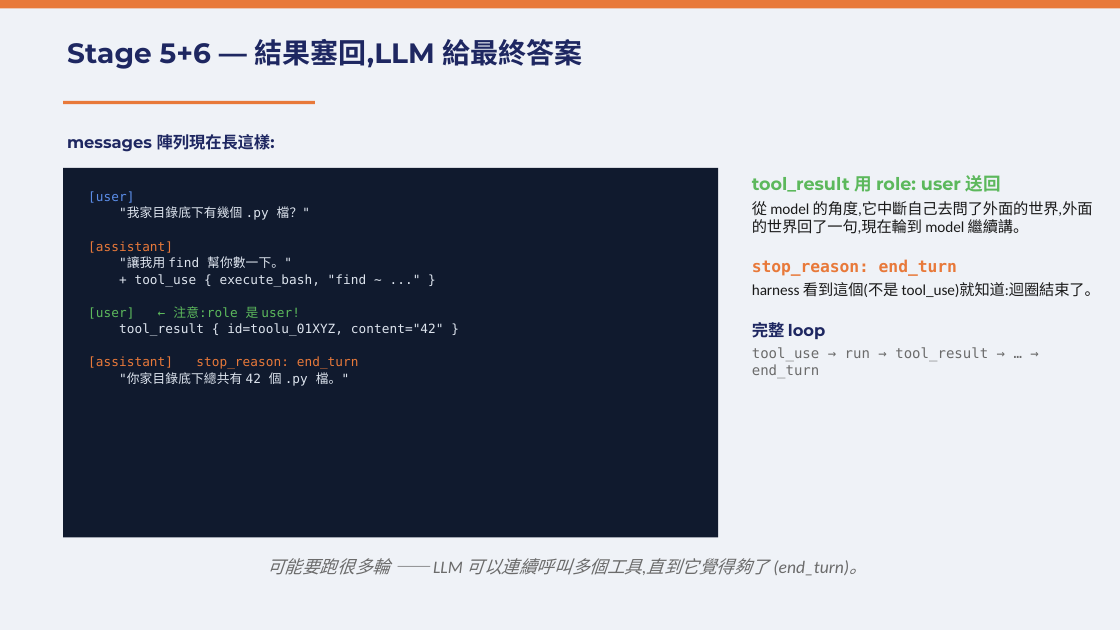
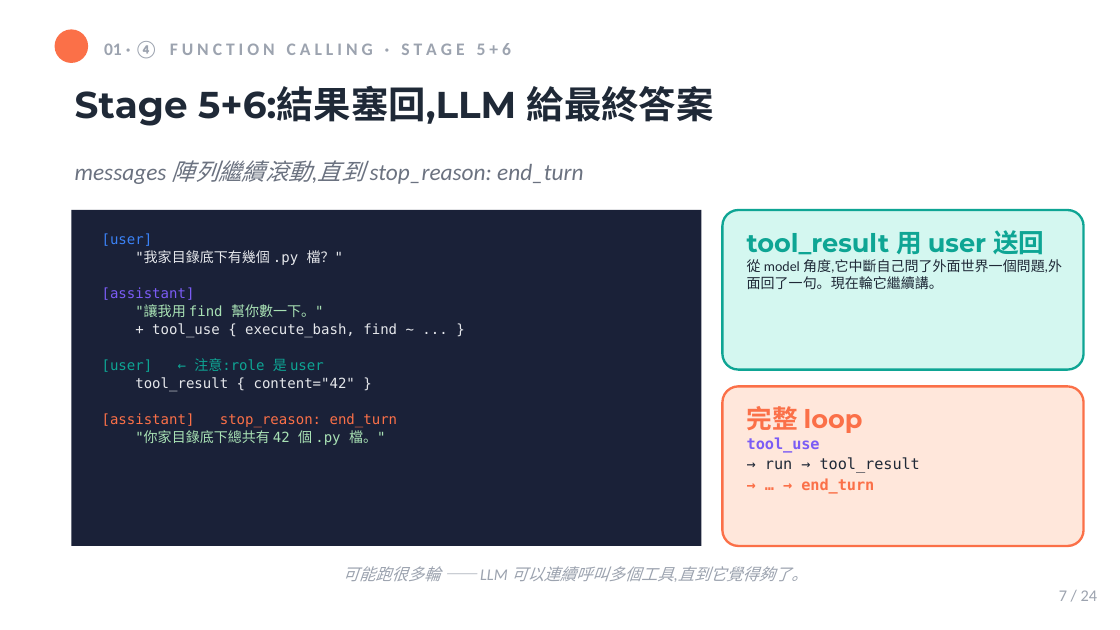
Before and after one commit to mjib007/nchu-mcp-workshop-2026, a slide deck: slide 7 of 02-how-mcp-works.pptx (slide 8 before the commit). Drawn at 1120x630 pixels with LibreOffice and Linux fonts; fonts in the diff are those of the drawing. Boxes give left, top, right and bottom in pixels: in the first picture for what was removed or moved away, otherwise in the second. Text is boxed around its words. In the diff, an @@ line names an element or a change of style, - is before the commit and + after.

```diff
--- a/02-how-mcp-works.pptx
+++ b/02-how-mcp-works.pptx
@@ rectangle at (x1=0, y1=0, x2=1120, y2=629): fill #EFF2F7 to #FFFFFF; shadow on @@
@@ rectangle removed at (x1=0, y1=0, x2=1120, y2=8) @@
@@ ellipse added at (x1=55, y1=29, x2=88, y2=63), fill #FB7048 @@
@@ text added at (x1=104, y1=41, x2=511, y2=58), 11.2 pt, text #9CA3AF, bold @@
+01 · ④ F U N C T I O N C A L L I N G · S T A G E 5 + 6
@@ text at (x1=75, y1=86, x2=714, y2=126): text changed; size 18 to 24 pt; text colour #1E2761 to #1F2937 @@
-Stage 5+6 — 結果塞回,LLM 給最終答案
+Stage 5+6:結果塞回,LLM 給最終答案
@@ rectangle removed at (x1=63, y1=101, x2=315, y2=104) @@
@@ text removed at (x1=67, y1=134, x2=275, y2=152) @@
-messages 陣列現在長這樣:
@@ text added at (x1=75, y1=160, x2=583, y2=184), 15 pt, text #6B7280, italic @@
+messages 陣列繼續滾動,直到 stop_reason: end_turn
@@ rectangle resized from (x1=63, y1=168, x2=718, y2=538) to (x1=72, y1=211, x2=701, y2=547) @@
@@ rectangle at (x1=72, y1=211, x2=701, y2=547): fill #101A2E to #1A2138 @@
@@ text "[user]" moved from (x1=88, y1=191, x2=444, y2=386) to (x1=102, y1=233, x2=398, y2=445) @@
@@ text at (x1=102, y1=233, x2=398, y2=445): size 8.2 to 9 pt in "[user]", ""我家目錄底下有幾個 .py 檔？"", "[assistant]", ""讓我用 find 幫你數一下。"" and 2 more places; text colour #5B8DE8 to #3B82F6 in "[user]"; text colour #DDE4EE to #E5E7EB in ""我家目錄底下有幾個 .py 檔？""; text colour #E8793A to #7B5CF5 in "[assistant]"; text colour #DDE4EE to #A8E1B4 in ""讓我用 find 幫你數一下。"", ""你家目錄底下總共有 42 個 .py 檔。""; text colour #E8793A to #FB7048 in "[assistant] stop_reason: end_turn" @@
@@ rounded rectangle added at (x1=722, y1=211, x2=1083, y2=370), fill #D4F7F0, outline #0EA594 1.5 pt @@
@@ text added at (x1=747, y1=230, x2=1044, y2=255), 16.5 pt, text #0EA594, bold @@
+tool_result 用 user 送回
@@ text at (x1=747, y1=259, x2=1062, y2=289): text changed; size 9.8 to 9 pt; text colour #1A1A1A to #1F2937 @@
-tool_result 用 role: user 送回
-從 model 的角度,它中斷自己去問了外面的世界,外面的世界回了一句,現在輪到 model 繼續講。
-stop_reason: end_turn
-harness 看到這個(不是 tool_use)就知道:迴圈結束了。
-完整 loop
-tool_use → run → tool_result → … → end_turn
+從 model 角度,它中斷自己問了外面世界一個問題,外面回了一句。現在輪它繼續講。
@@ text at (x1=102, y1=323, x2=397, y2=391): text changed; size 8.2 to 9 pt; text colour #DDE4EE to #E5E7EB @@
-+ tool_use { execute_bash, "find ~ ..." }
-[user] ← 注意:role 是 user!
-tool_result { id=toolu_01XYZ, content="42" }
++ tool_use { execute_bash, find ~ ... }
+[user] ← 注意:role 是 user
+tool_result { content="42" }
@@ rounded rectangle added at (x1=722, y1=386, x2=1083, y2=545), fill #FFE7DB, outline #FB7048 1.5 pt @@
@@ text added at (x1=747, y1=406, x2=863, y2=433), 16.5 pt, text #FB7048, bold @@
+完整 loop
@@ text added at (x1=747, y1=437, x2=920, y2=494), 9.8 pt, text #1F2937, bold @@
+tool_use
+→ run → tool_result
+→ … → end_turn
@@ text at (x1=343, y1=566, x2=808, y2=581): text changed; size 11.2 to 10.5 pt; text colour #6B6B6B to #9CA3AF @@
-可能要跑很多輪 —— LLM 可以連續呼叫多個工具,直到它覺得夠了 (end_turn)。
+可能跑很多輪 —— LLM 可以連續呼叫多個工具,直到它覺得夠了。
@@ text added at (x1=1059, y1=590, x2=1097, y2=601), 10.5 pt, text #9CA3AF @@
+7 / 24
```
Also in this commit, not shown: 20 other slides changed, 1 slide added, 9 slides removed, 21 other files.
